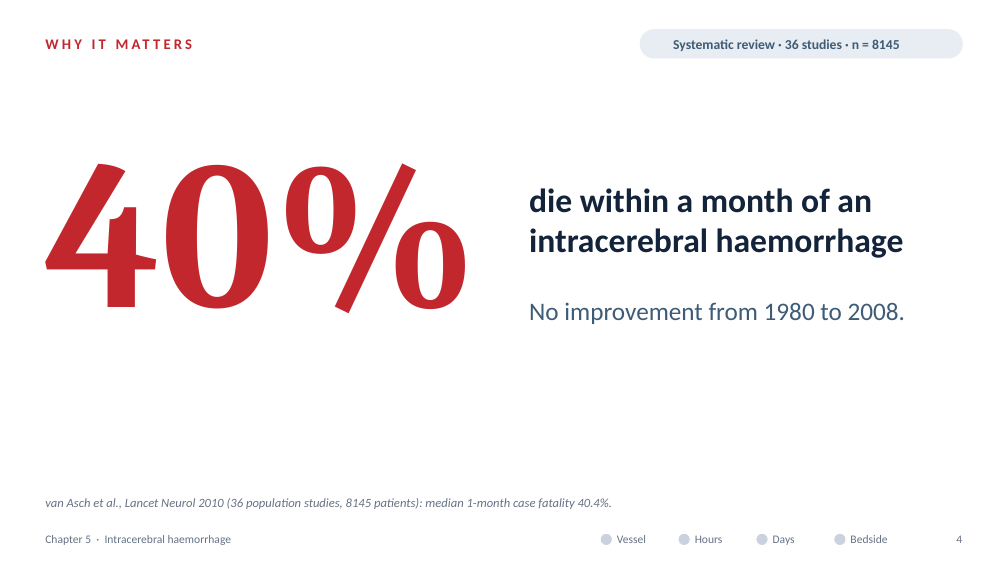
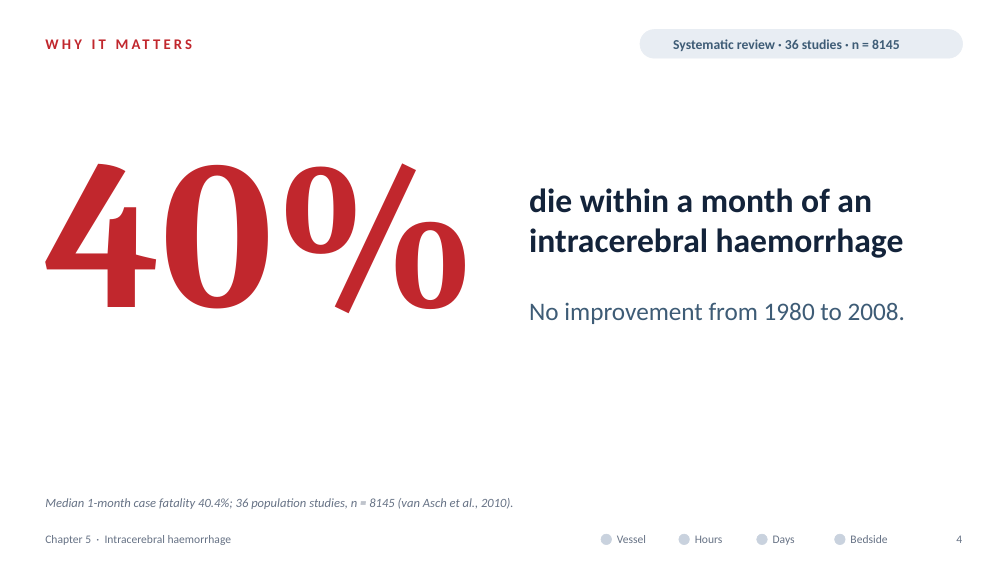
Before and after one commit to fredtom1/fred-Tom-, a slide deck: slide 4 of Chapter5_ICH_Pathophysiology.pptx. Drawn at 1008x567 pixels with LibreOffice and Linux fonts; fonts in the diff are those of the drawing; background and template pictures are left out. Boxes give left, top, right and bottom in pixels: in the first picture for what was removed or moved away, otherwise in the second. Text is boxed around its words. In the diff, an @@ line names an element or a change of style, - is before the commit and + after.

```diff
--- a/Chapter5_ICH_Pathophysiology.pptx
+++ b/Chapter5_ICH_Pathophysiology.pptx
@@ text at box(45, 498, 514, 509): text changed @@
-van Asch et al., Lancet Neurol 2010 (36 population studies, 8145 patients): median 1-month case fatality 40.4%.
+Median 1-month case fatality 40.4%; 36 population studies, n = 8145 (van Asch et al., 2010).
```
Also in this commit, not shown: 28 other slides changed, 4 slides added, 2 slides removed, 15 other files.
